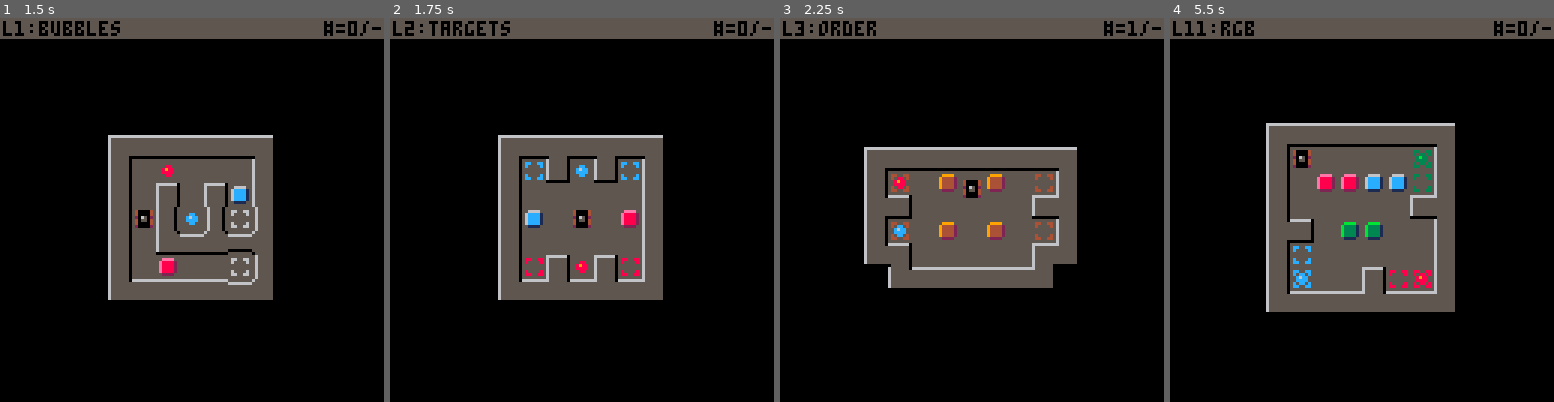
Above: before the commit, frames 1-4 (left to right).
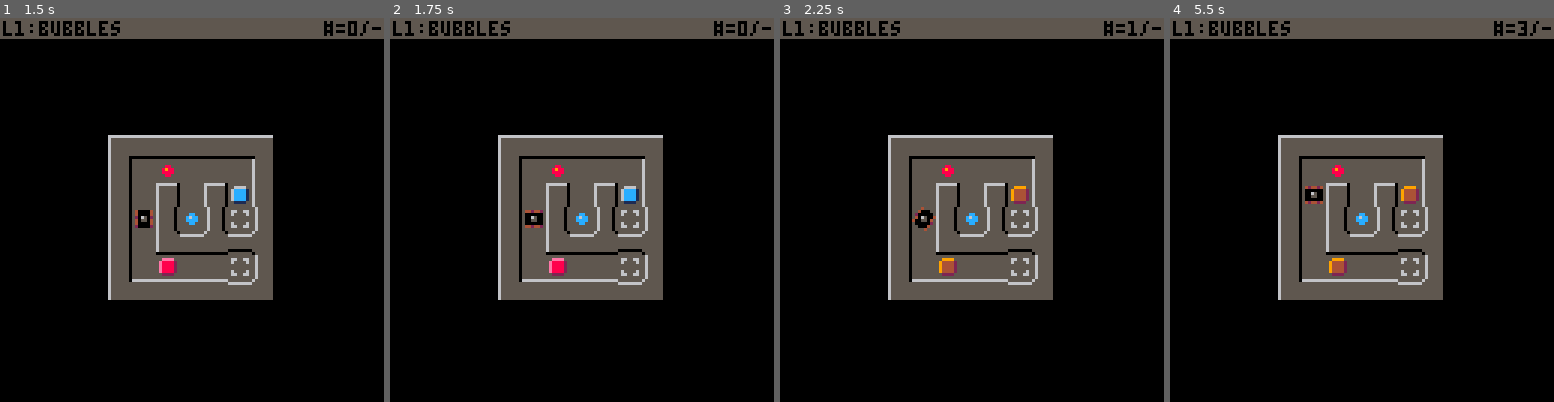
Above: after the commit, the same moments.

Repository: erwinbonsma/SokoBubbleP8
Game: PICO-8 cartridge sokobubble.p8
Two runs of this game, one before a commit and one after it. Both use one fixed random seed, a clock stepped at 60 frames per second and the inputs below.
Inputs:
- Up to frame 1 (1.5 s): tap X (X key) at 0.33, 1.07 s; tap O (Z key) at 0.7 s
- Up to frame 2 (1.75 s): hold Right from 1.6 s (still down); tap O (Z key) at 1.7 s
- Up to frame 3 (2.25 s): tap X (X key) at 1.85 s; release Right at 2.1 s; tap O (Z key) at 2.1 s; hold Up from 2.15 s (still down)
- Up to frame 4 (5.5 s): release Up at 2.42 s; hold Right 2.47-3.03 s; tap O (Z key) every 0.4 s from 2.5 to 5.3 s; tap X (X key) at 2.97, 4.08, 5.2 s; hold Left 3.08-3.58 s; hold Down 3.63-3.97 s; hold Right 4.02-4.68 s; hold Up 4.73-5.03 s; hold Left from 5.08 s (still down)

Frame 1 is identical in both runs. In frame 2, 3.6% of the frame differs, in the area x 3-68%, y 0-70%; in frame 3, 12%; in frame 4, 12%, in the area x 7-93%, y 0-77%.

Commit message:
Prepare for v0.9 release

Diff:
--- a/sokobubble.p8
+++ b/sokobubble.p8
@@ -1,8 +1,9 @@
 pico-8 cartridge // http://www.pico-8.com
 version 41
 __lua__
--- sokobubble v0.1
+-- sokobubble v0.9
 -- (c) 2025 eriban
+
 level_defs={{
  name="bubbles",
  mapdef={0,8,7,7},
@@ -1323,7 +1324,7 @@
   if coinvoke(self.anim) then
    self.anim=nil
   end
- elseif true and btnp(🅾️) then
+ elseif false and btnp(🅾️) then
   start_level(
    lvl.idx%#level_defs+1
   )
